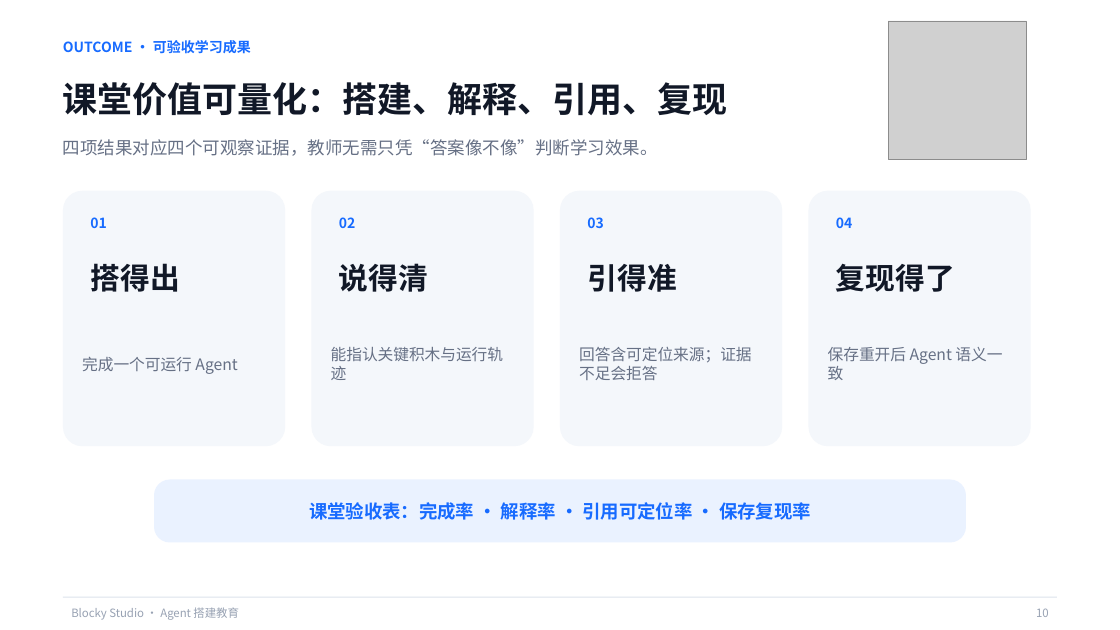
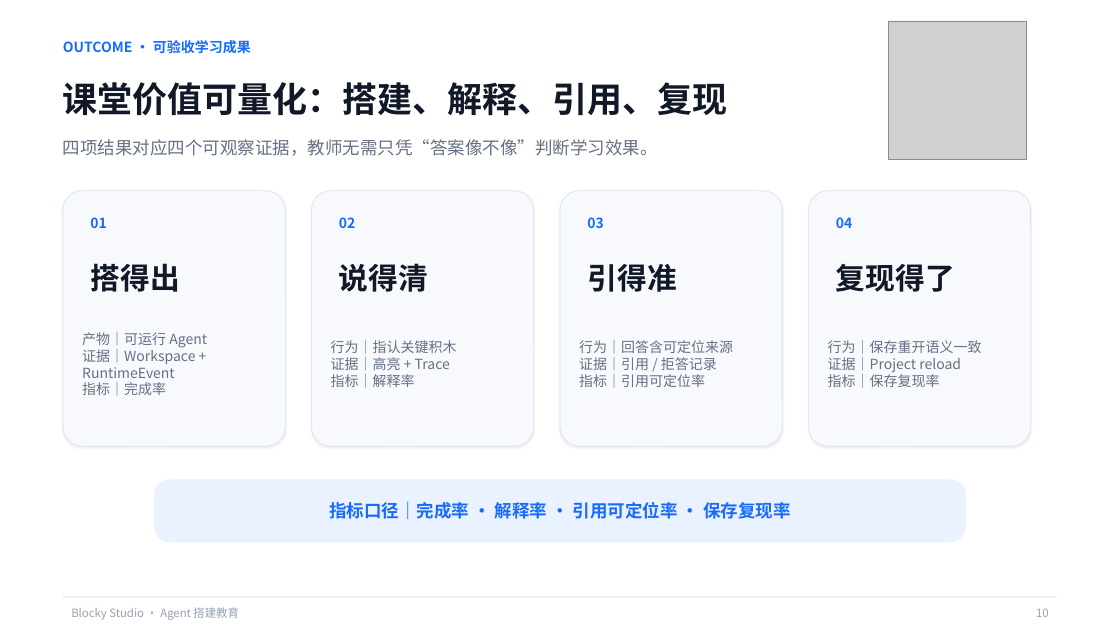
Before and after one commit to q2955161835-debug/Blocky-AI, a slide deck: slide 10 of PPT与商业计划书/Blocky-Studio-息壤杯-AI+教育.pptx. Drawn at 1120x630 pixels with LibreOffice and Linux fonts; fonts in the diff are those of the drawing; grey boxes stand for pictures. Boxes give left, top, right and bottom in pixels: in the first picture for what was removed or moved away, otherwise in the second. Text is boxed around its words. In the diff, an @@ line names an element or a change of style, - is before the commit and + after.

```diff
--- a/PPT与商业计划书/Blocky-Studio-息壤杯-AI+教育.pptx
+++ b/PPT与商业计划书/Blocky-Studio-息壤杯-AI+教育.pptx
@@ fill #F4F7FB to #F7F9FC; outline none to #DCE6F5 0.75 pt; shadow on in 4 elements at bbox=[63, 191, 286, 446], bbox=[312, 191, 534, 446], bbox=[560, 191, 783, 446], bbox=[808, 191, 1031, 446] @@
@@ text at bbox=[82, 332, 207, 395]: text changed; size 13.5 to 12 pt @@
-完成一个可运行 Agent
+产物｜可运行 Agent
+证据｜Workspace + RuntimeEvent
+指标｜完成率
@@ text at bbox=[331, 340, 457, 388]: text changed; size 13.5 to 12 pt @@
-能指认关键积木与运行轨迹
+行为｜指认关键积木
+证据｜高亮 + Trace
+指标｜解释率
@@ text at bbox=[579, 340, 733, 387]: text changed; size 13.5 to 12 pt @@
-回答含可定位来源；证据不足会拒答
+行为｜回答含可定位来源
+证据｜引用 / 拒答记录
+指标｜引用可定位率
@@ text at bbox=[828, 340, 982, 388]: text changed; size 13.5 to 12 pt @@
-保存重开后 Agent 语义一致
+行为｜保存重开语义一致
+证据｜Project reload
+指标｜保存复现率
@@ text at bbox=[329, 501, 790, 519]: text changed; size 15.8 to 15 pt @@
-课堂验收表：完成率 · 解释率 · 引用可定位率 · 保存复现率
+指标口径｜完成率 · 解释率 · 引用可定位率 · 保存复现率
```
Also in this commit, not shown: 9 other slides changed, 1 other file.
